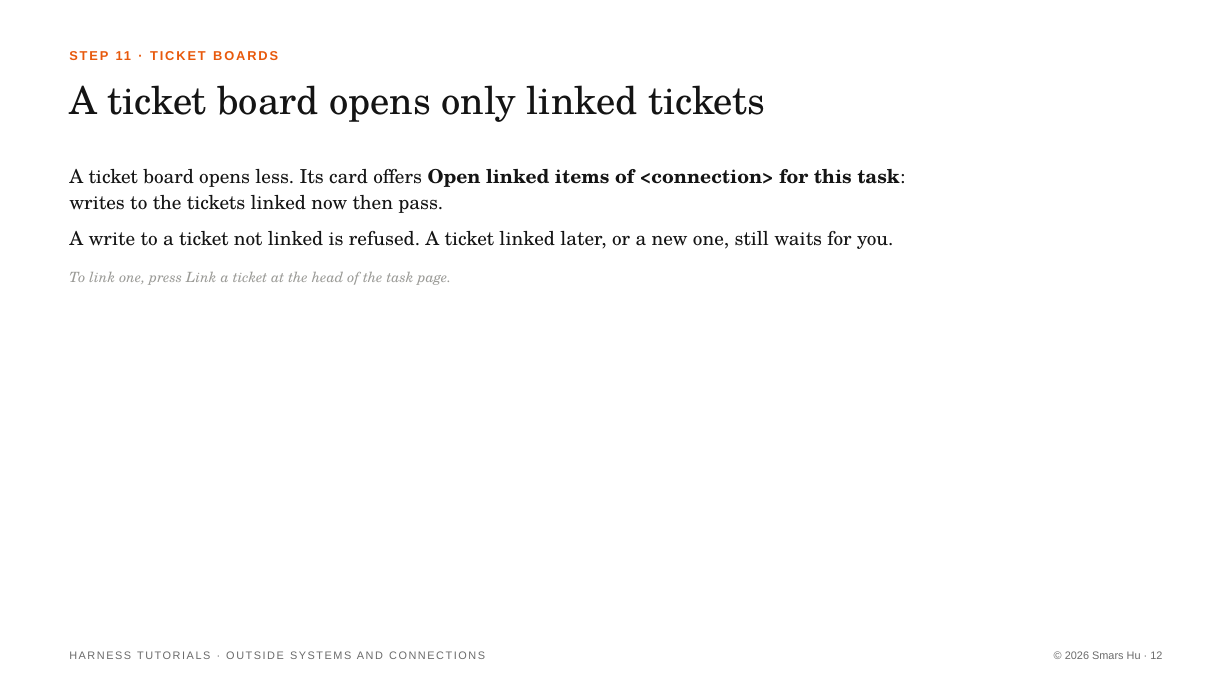
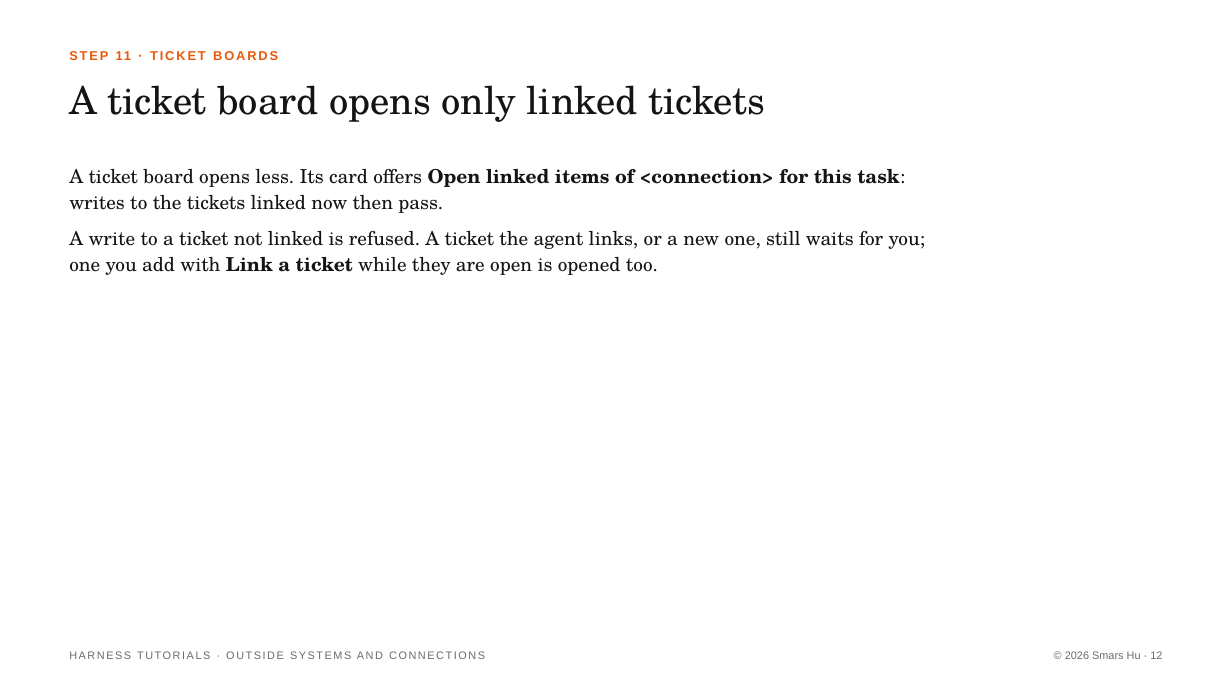
Before and after one commit to Smars-Bin-Hu/ai-exploration, a slide deck: slide 12 of source/tutorials/4_outside.pptx. Drawn at 1232x693 pixels with LibreOffice and Linux fonts; fonts in the diff are those of the drawing. Boxes give left, top, right and bottom in pixels: in the first picture for what was removed or moved away, otherwise in the second. Text is boxed around its words. In the diff, an @@ line names an element or a change of style, - is before the commit and + after.

```diff
--- a/source/tutorials/4_outside.pptx
+++ b/source/tutorials/4_outside.pptx
@@ text at (69,231,926,275): text changed @@
-A write to a ticket not linked is refused. A ticket linked later, or a new one, still waits for you.
+A write to a ticket not linked is refused. A ticket the agent links, or a new one, still waits for you; one you add with Link a ticket while they are open is opened too.
@@ text removed at (69,272,452,285) @@
-To link one, press Link a ticket at the head of the task page.
```
Also in this commit, not shown: 6 other slides changed, 2 other files.
